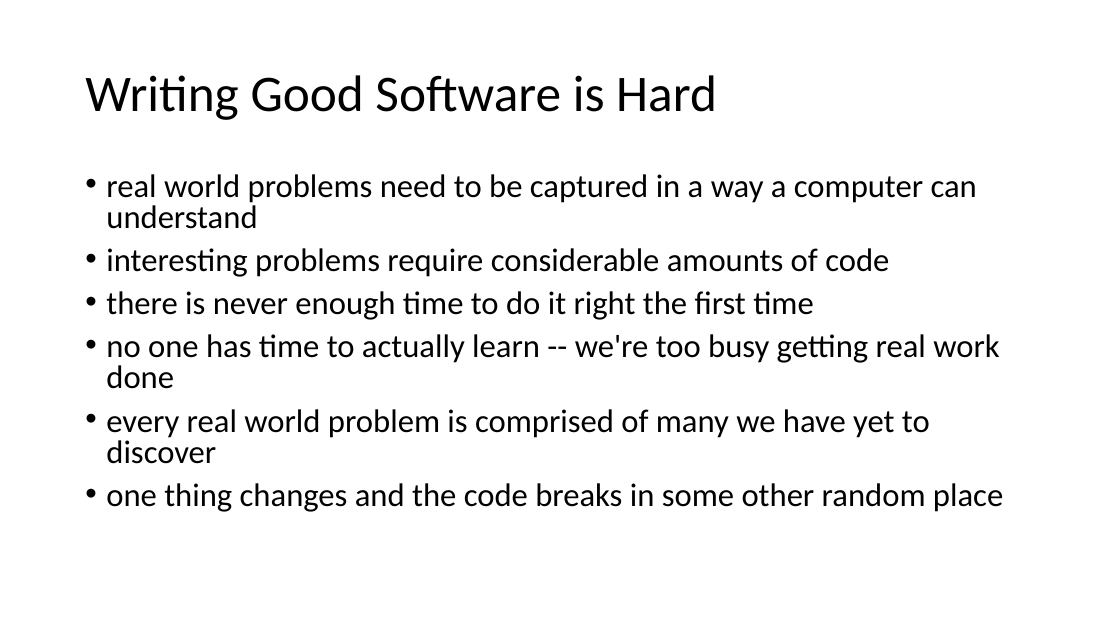
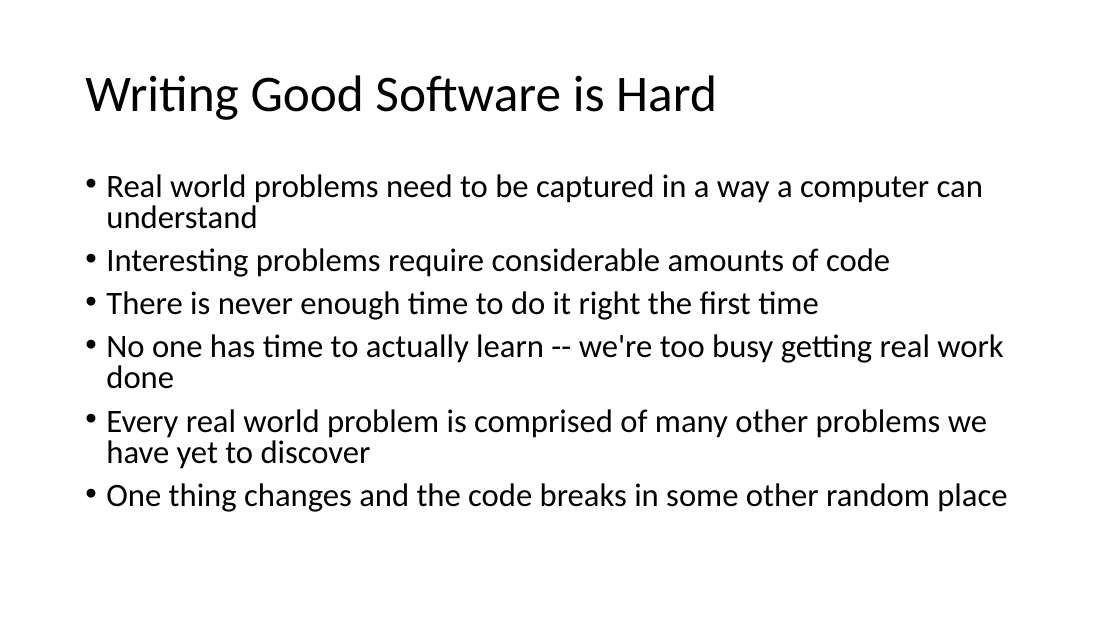
Before and after one commit to NCEAS/oss-2014, a slide deck: slide 3 of day-09/IntroductionToSoftwareClass.pptx. Drawn at 1120x630 pixels with LibreOffice and Linux fonts; fonts in the diff are those of the drawing. Boxes give left, top, right and bottom in pixels: in the first picture for what was removed or moved away, otherwise in the second. Text is boxed around its words. In the diff, an @@ line names an element or a change of style, - is before the commit and + after.

```diff
--- a/day-09/IntroductionToSoftwareClass.pptx
+++ b/day-09/IntroductionToSoftwareClass.pptx
@@ text at [106, 174, 1007, 512]: text changed @@
-• real world problems need to be captured in a way a computer can understand
-• interesting problems require considerable amounts of code
-• there is never enough time to do it right the first time
-• no one has time to actually learn -- we're too busy getting real work done
-• every real world problem is comprised of many we have yet to discover
-• one thing changes and the code breaks in some other random place
+• Real world problems need to be captured in a way a computer can understand
+• Interesting problems require considerable amounts of code
+• There is never enough time to do it right the first time
+• No one has time to actually learn -- we're too busy getting real work done
+• Every real world problem is comprised of many other problems we have yet to discover
+• One thing changes and the code breaks in some other random place
```
Also in this commit, not shown: 8 other slides changed, 1 other file.
